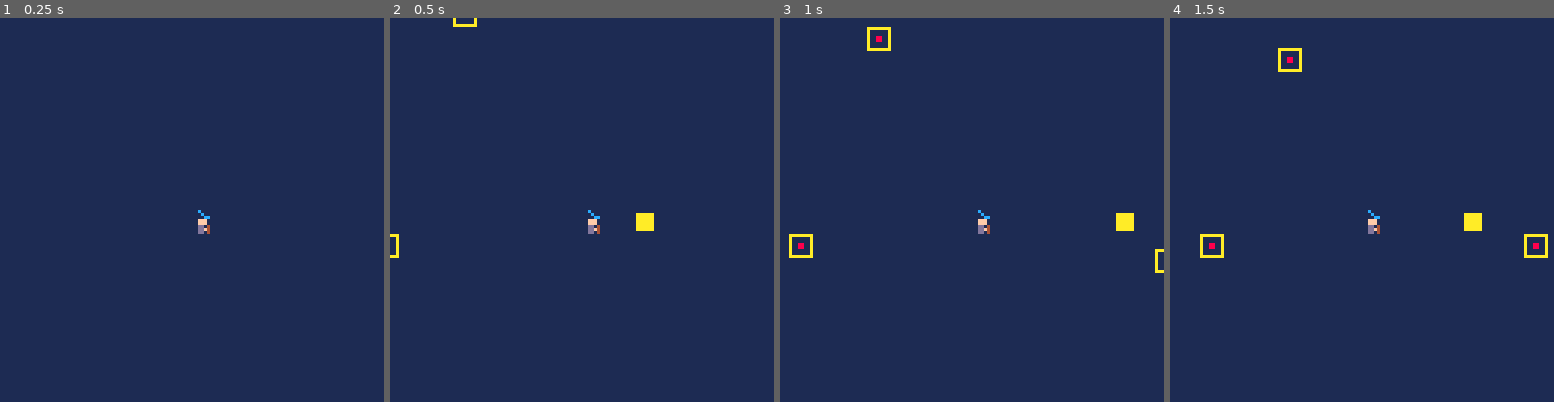
Above: before the commit, frames 1-4 (left to right).
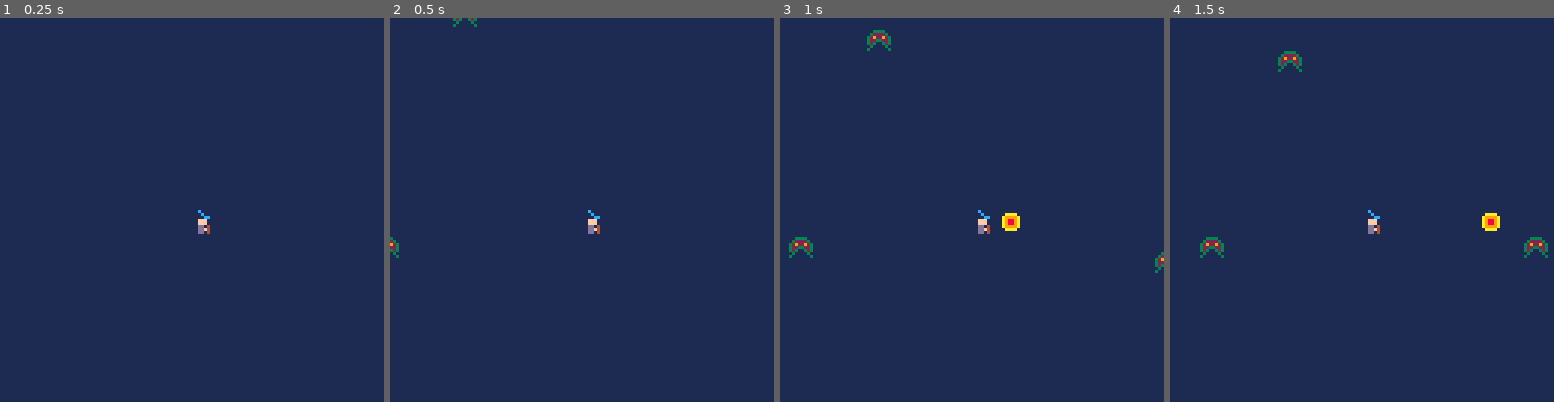
Above: after the commit, the same moments.

Repository: CRBroughton/pico-survivors
Game: PICO-8 cartridge pico-survivors.p8
Two runs of this game, one before a commit and one after it. Both use one fixed random seed, a clock stepped at 60 frames per second and the inputs below.
Inputs:
- Up to frame 1 (0.25 s): no input
- Up to frame 2 (0.5 s): tap X (X key) at 0.33 s
- Up to frame 3 (1 s): no input
- Up to frame 4 (1.5 s): tap X (X key) at 1.07 s

Frame 1 is identical in both runs. In frame 2, 0.5% of the frame differs, in the area x 0-69%, y 0-63%; in frame 3, 1.2%; in frame 4, 1.4%, in the area x 7-99%, y 7-63%.

Commit message:
feat: :sparkles: improve art, wizard now auto fires

Diff:
--- a/main.lua
+++ b/main.lua
@@ -191,6 +191,7 @@
         local self = {
             x = 64,
             y = 64,
+            timer = 0,
             facing = 'right',
             currentSprite = 0,
             spriteLeft = 0,
@@ -210,23 +211,27 @@
         }
 
         function self.attack()
-            if self.facing == 'left' and btnp(5) then
-                add(projectiles, {
-                    x = self.x - 8,
-                    y = self.y,
-                    speed = 1,
-                    dir = 'left',
-                    sprite = self.attacks.fireball.sprite
-                })
-            end
-            if self.facing == 'right' and btnp(5) then
-                add(projectiles, {
-                    x = self.x + 8,
-                    y = self.y,
-                    speed = 1,
-                    dir = 'right',
-                    sprite = self.attacks.fireball.sprite
-                })
+            self.timer += 1
+            if self.timer == 60 then
+                if self.facing == 'left' then
+                    add(projectiles, {
+                        x = self.x - 8,
+                        y = self.y,
+                        speed = 1,
+                        dir = 'left',
+                        sprite = self.attacks.fireball.sprite
+                    })
+                end
+                if self.facing == 'right' then
+                    add(projectiles, {
+                        x = self.x + 8,
+                        y = self.y,
+                        speed = 1,
+                        dir = 'right',
+                        sprite = self.attacks.fireball.sprite
+                    })
+                end
+                self.timer = 0
             end
         end
 
--- a/pico-survivors.p8
+++ b/pico-survivors.p8
@@ -3,11 +3,11 @@
 __lua__
 #include main.lua
 __gfx__
-00c0000000000c0000000000aaaaaaaa000000000000000000000000000000000000000000000000000000000000000000000000000000000000000000000000
-001c00000000c1000aaaaaa0a000000a000000000000000000000000000000000000000000000000000000000000000000000000000000000000000000000000
-0011cc0000cc11000aaaaaa0a000000a000000000000000000000000000000000000000000000000000000000000000000000000000000000000000000000000
-00fff000000fff000aaaaaa0a008800a000000000000000000000000000000000000000000000000000000000000000000000000000000000000000000000000
-00fff000000fff000aaaaaa0a008800a000000000000000000000000000000000000000000000000000000000000000000000000000000000000000000000000
-00dd04000040dd000aaaaaa0a000000a000000000000000000000000000000000000000000000000000000000000000000000000000000000000000000000000
-00ddf400004fdd000aaaaaa0a000000a000000000000000000000000000000000000000000000000000000000000000000000000000000000000000000000000
-00dd04000040dd0000000000aaaaaaaa000000000000000000000000000000000000000000000000000000000000000000000000000000000000000000000000
+00c0000000000c000000000000000000000000000000000000000000000000000000000000000000000000000000000000000000000000000000000000000000
+001c00000000c10000aaaa0000333300000000000000000000000000000000000000000000000000000000000000000000000000000000000000000000000000
+0011cc0000cc11000a9999a003222230000000000000000000000000000000000000000000000000000000000000000000000000000000000000000000000000
+00fff000000fff000a9889a032922923000000000000000000000000000000000000000000000000000000000000000000000000000000000000000000000000
+00fff000000fff000a9889a032233223000000000000000000000000000000000000000000000000000000000000000000000000000000000000000000000000
+00dd04000040dd000a9999a032300323000000000000000000000000000000000000000000000000000000000000000000000000000000000000000000000000
+00ddf400004fdd0000aaaa0003000030000000000000000000000000000000000000000000000000000000000000000000000000000000000000000000000000
+00dd04000040dd000000000030000003000000000000000000000000000000000000000000000000000000000000000000000000000000000000000000000000
